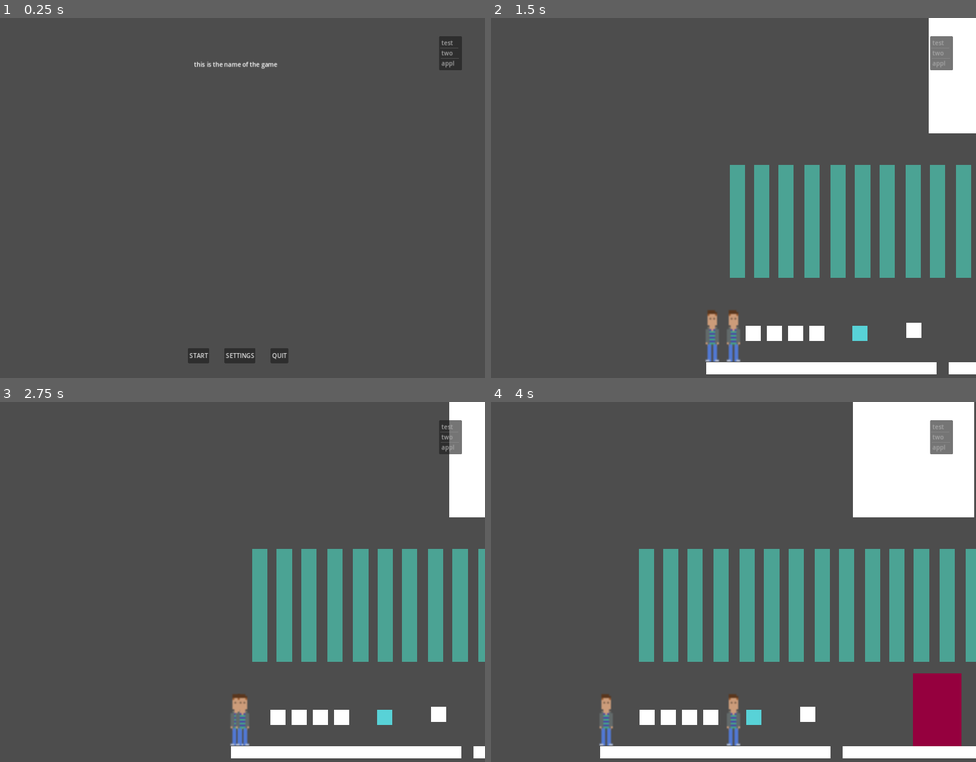
Above: before the commit, frames 1-4 (two rows, left to right).
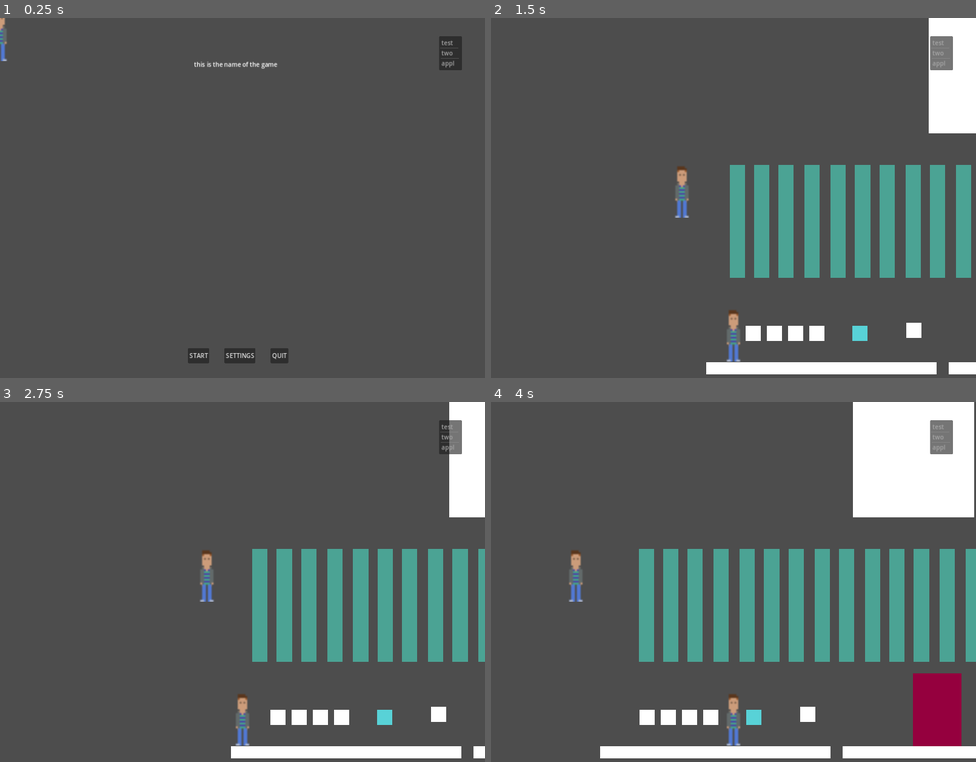
Above: after the commit, the same moments.

Repository: adamsocki/test_godot
Game: Godot game, scene res://game_manager.tscn
Same seed, same stepped clock (60 frames per second), same inputs: the game is played once before the commit and once after it.
Inputs (mouse positions are in pixels of both pictures, inside the frame that each line leads up to):
- Up to frame 1 (0.25 s): no input
- Up to frame 2 (1.5 s): click "START" at 0.5 s; tap Enter at 1.25 s; move the mouse to (840, 183) at 1.27 s; hold D (move_right) from 1.28 s (still down); tap X (pick_up) at 1.35 s
- Up to frame 3 (2.75 s): move the mouse to (145, 603) at 2.02 s; release D (move_right) at 2.03 s; hold Left (move_left) from 2.03 s (still down); tap Tab (player_switch) at 2.1 s
- Up to frame 4 (4 s): move the mouse to (782, 502) at 2.77 s; release Left (move_left) at 2.78 s; hold D (move_right) from 2.78 s (still down); tap Space (space_bar) at 2.85 s; move the mouse to (709, 657) at 3.52 s; tap X (pick_up) at 3.6 s

The runs differ from the first frame. In frame 1, 0.1% of the frame differs, in the area x 0-2%, y 0-12%; in frame 2, 0.6%, in the area x 37-48%, y 41-96%; in frame 3, 0.5%; in frame 4, 0.6%.

Commit message:
instance multiple players

Diff:
--- a/game1_2D/PlayerManager.gd
+++ b/game1_2D/PlayerManager.gd
@@ -1,11 +1,15 @@
 extends Node
 
 
+var player_node
+
+var player_characters = []
 
 
-
-func init_player():
-	pass
+func init_player_manager():
+	player_node = get_node("/root/GameManager/EntityManager/Player")
+	spawn_player()
+	player_characters.append($Player)
 
 func update_player_manager(delta):
 	$Player.update_player(delta)
@@ -13,3 +17,21 @@
 	# player switcher
 	if Input.is_action_pressed("player_switch"):
 		pass
+
+
+
+func spawn_player():
+	#self.add_child(player_node)
+	var player_scene = load("res://player.tscn")
+	var new_player_node = player_scene.instantiate()
+
+	self.add_child(new_player_node)
+	player_characters.append(new_player_node)
+
+	#self.get_node("GameEntities").add_child(player_scene)
+
+
+
+
+func switch_player():
+	pass
--- /dev/null
+++ b/game1_2D/entity_manager.tscn
@@ -0,0 +1,8 @@
+[gd_scene load_steps=2 format=3 uid="uid://b3go50t3wtlca"]
+
+[ext_resource type="Script" path="res://EntityManager.gd" id="1_bxso1"]
+
+[node name="EntityManager" type="Node"]
+script = ExtResource("1_bxso1")
+
+[node name="GameEntities" type="Node" parent="."]
--- a/game1_2D/game_manager.gd
+++ b/game1_2D/game_manager.gd
@@ -11,6 +11,7 @@
 	$UIManager.init_ui_manager()
 	$GameStateManager.init_game()
 	$LevelManager.init_level_manager()
+	$PlayerManager.init_player_manager()
 
 # Called every frame. 'delta' is the elapsed time since the previous frame.
 func _process(delta):
--- a/game1_2D/game_manager.tscn
+++ b/game1_2D/game_manager.tscn
@@ -7,7 +7,7 @@
 [ext_resource type="Script" path="res://PlayerManager.gd" id="5_64fn8"]
 [ext_resource type="PackedScene" uid="uid://b61lnl0uvhop" path="res://player.tscn" id="6_0nryj"]
 [ext_resource type="Script" path="res://CameraManager.gd" id="7_4wl1d"]
-[ext_resource type="Script" path="res://EntityManager.gd" id="9_wp1wx"]
+[ext_resource type="PackedScene" uid="uid://b3go50t3wtlca" path="res://entity_manager.tscn" id="8_rjjtq"]
 
 [node name="GameManager" type="Node"]
 script = ExtResource("1_g3r8g")
@@ -29,5 +29,4 @@
 
 [node name="Camera" type="Camera2D" parent="CameraManager"]
 
-[node name="EntityManager" type="Node" parent="."]
-script = ExtResource("9_wp1wx")
+[node name="EntityManager" parent="." instance=ExtResource("8_rjjtq")]
--- a/game1_2D/levels/level_1.tscn
+++ b/game1_2D/levels/level_1.tscn
@@ -568,6 +568,7 @@
 disable_mode = 1
 
 [node name="Start" type="Node2D" parent="."]
+visible = false
 position = Vector2(176, 443)
 scale = Vector2(5, 5)
 
